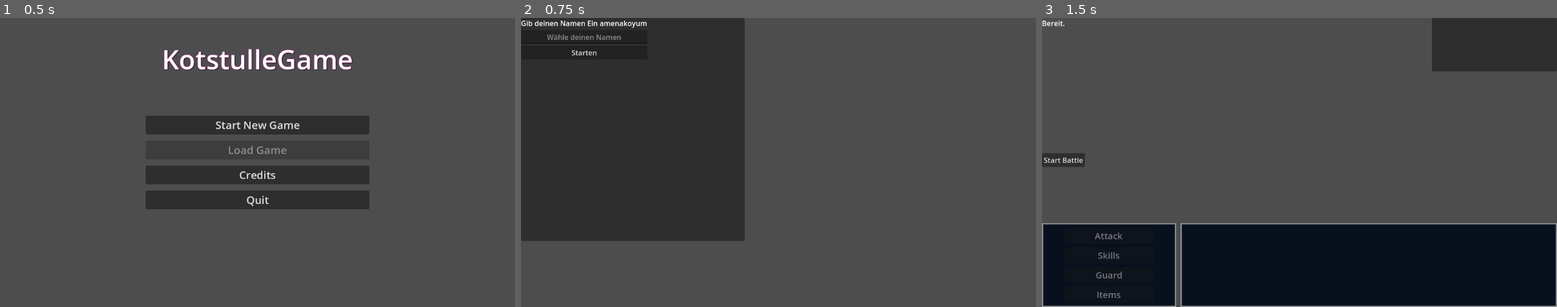
Above: before the commit, frames 1-3 (left to right).
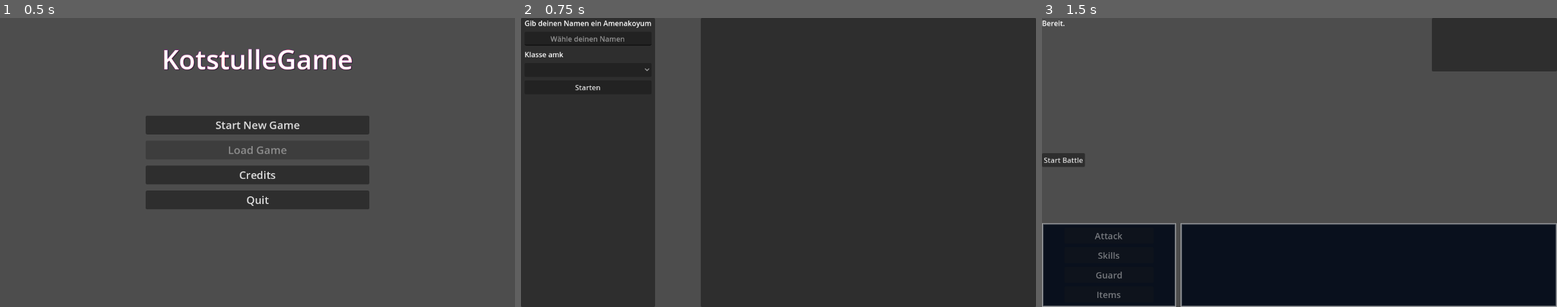
Above: after the commit, the same moments.

Repository: Marv0407/kotstulle-game
Game: Godot game, scene res://scenes/control.tscn
Same seed, same stepped clock (60 frames per second), same inputs: the game is played once before the commit and once after it. The engine's default icon, where the game draws it, is replaced by a stand-in: a white triangle on a blue panel in a dark square.
Inputs:
- Up to frame 1 (0.5 s): no input
- Up to frame 2 (0.75 s): click "Start New Game" at 0.5 s
- Up to frame 3 (1.5 s): click "Starten" at 1.25 s

Frame 1 is identical in both runs. In frame 2, 72% of the frame differs, in the area x 0-100%, y 0-100%; in frame 3, nothing differs.

Commit message:
Add class selector UI and reorganize layout
Rework CharacterCreator scene: move controls into a Panel, update anchors/layout for responsive sizing, and correct the name label text. Add a ClassDropdown (OptionButton) and ClassLbl plus a new Panel2 containing class description, portrait and multiple stat labels. Update script references: adjust name_input path and add an onready class_dropown variable; reconnect the start button signal to the new Panel/VBoxContainer path.

Diff:
--- a/character_creator.gd
+++ b/character_creator.gd
@@ -1,6 +1,7 @@
 extends Control
 
-@onready var name_input = $VBoxContainer/LineEdit
+@onready var name_input = $Panel/VBoxContainer/LineEdit
+@onready var class_dropown = $Panel/VBoxContainer/ClassDropdown
 
 func _on_button_pressed():
 	if name_input.text != "":
--- a/scenes/CharacterCreator.tscn
+++ b/scenes/CharacterCreator.tscn
@@ -4,30 +4,109 @@
 
 [node name="CharacterCreator" type="Control"]
 layout_mode = 3
-anchors_preset = 0
+anchors_preset = 15
+anchor_right = 1.0
+anchor_bottom = 1.0
+grow_horizontal = 2
+grow_vertical = 2
 script = ExtResource("1_bxgve")
 
 [node name="Panel" type="Panel" parent="."]
-layout_mode = 0
-offset_right = 500.0
-offset_bottom = 500.0
+custom_minimum_size = Vector2(300, 648)
+layout_mode = 1
+offset_right = 300.0
+offset_bottom = 648.0
 
-[node name="VBoxContainer" type="VBoxContainer" parent="."]
-layout_mode = 0
-offset_right = 283.0
-offset_bottom = 70.0
+[node name="VBoxContainer" type="VBoxContainer" parent="Panel"]
+layout_mode = 1
+anchors_preset = 5
+anchor_left = 0.5
+anchor_right = 0.5
+offset_left = -141.5
+offset_right = 141.5
+offset_bottom = 155.0
+grow_horizontal = 2
+theme_override_constants/separation = 8
 
-[node name="Label" type="Label" parent="VBoxContainer"]
+[node name="Label" type="Label" parent="Panel/VBoxContainer"]
 layout_mode = 2
-text = "Gib deinen Namen Ein amenakoyum"
+text = "Gib deinen Namen ein Amenakoyum"
 
-[node name="LineEdit" type="LineEdit" parent="VBoxContainer"]
+[node name="LineEdit" type="LineEdit" parent="Panel/VBoxContainer"]
 layout_mode = 2
 placeholder_text = "Wähle deinen Namen"
 alignment = 1
 
-[node name="Button" type="Button" parent="VBoxContainer"]
+[node name="ClassLbl" type="Label" parent="Panel/VBoxContainer"]
+layout_mode = 2
+text = "Klasse amk"
+
+[node name="ClassDropdown" type="OptionButton" parent="Panel/VBoxContainer"]
+layout_mode = 2
+item_count = 4
+popup/item_0/text = "Hero"
+popup/item_0/id = 0
+popup/item_1/text = "Warrior"
+popup/item_1/id = 1
+popup/item_2/text = "Mage"
+popup/item_2/id = 2
+popup/item_3/text = "Rogue"
+popup/item_3/id = 3
+
+[node name="Button" type="Button" parent="Panel/VBoxContainer"]
 layout_mode = 2
 text = "Starten"
 
-[connection signal="pressed" from="VBoxContainer/Button" to="." method="_on_button_pressed"]
+[node name="Panel2" type="Panel" parent="."]
+custom_minimum_size = Vector2(750, 648)
+layout_mode = 1
+anchors_preset = 1
+anchor_left = 1.0
+anchor_right = 1.0
+offset_left = -750.0
+offset_bottom = 648.0
+grow_horizontal = 0
+
+[node name="ClassDescription" type="RichTextLabel" parent="Panel2"]
+layout_mode = 0
+offset_right = 40.0
+offset_bottom = 40.0
+
+[node name="ClassPortrait" type="Sprite2D" parent="Panel2"]
+
+[node name="HPValLabel" type="Label" parent="Panel2"]
+layout_mode = 0
+offset_right = 40.0
+offset_bottom = 23.0
+
+[node name="AtkValLabel" type="Label" parent="Panel2"]
+layout_mode = 0
+offset_right = 40.0
+offset_bottom = 23.0
+
+[node name="DefValLabel" type="Label" parent="Panel2"]
+layout_mode = 0
+offset_right = 40.0
+offset_bottom = 23.0
+
+[node name="SPAtkValLabel" type="Label" parent="Panel2"]
+layout_mode = 0
+offset_right = 40.0
+offset_bottom = 23.0
+
+[node name="SPDefValLabel" type="Label" parent="Panel2"]
+layout_mode = 0
+offset_right = 40.0
+offset_bottom = 23.0
+
+[node name="LuckValLabel" type="Label" parent="Panel2"]
+layout_mode = 0
+offset_right = 40.0
+offset_bottom = 23.0
+
+[node name="SpeedValLabel" type="Label" parent="Panel2"]
+layout_mode = 0
+offset_right = 40.0
+offset_bottom = 23.0
+
+[connection signal="pressed" from="Panel/VBoxContainer/Button" to="." method="_on_button_pressed"]
